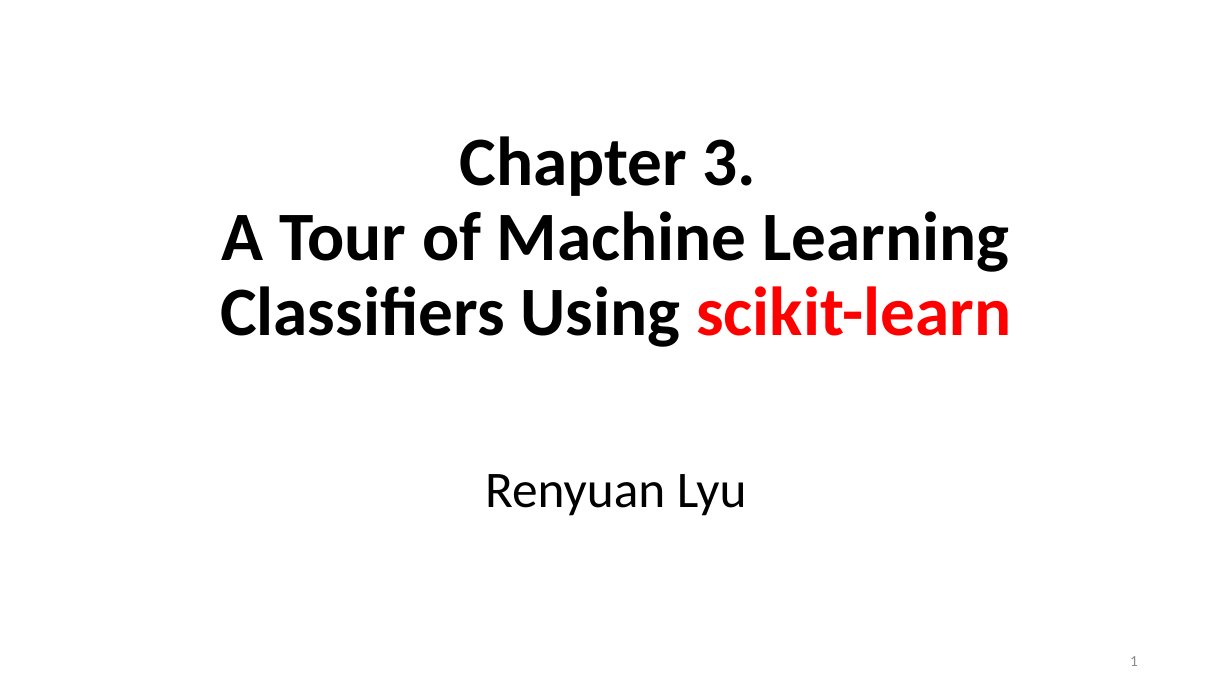
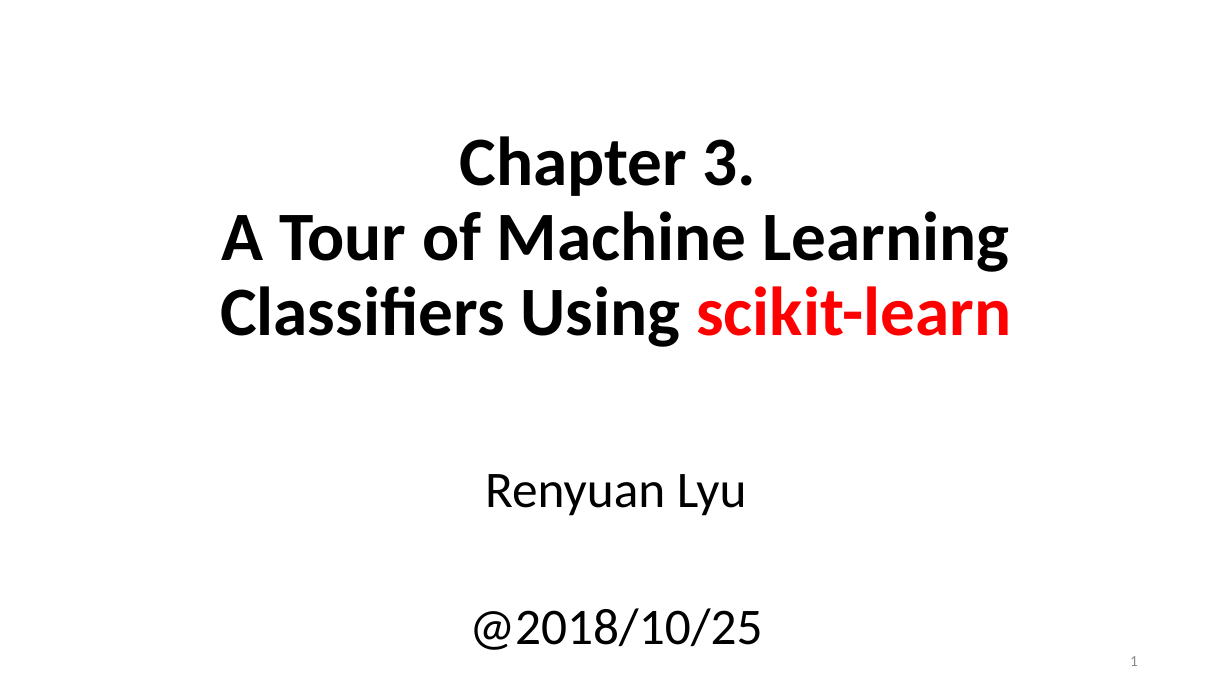
Before and after one commit to renyuanL/_ryTeach2018, a slide deck: slide 1 of _Notes/03_Ch03.pptx. Drawn at 1232x693 pixels with LibreOffice and Linux fonts; fonts in the diff are those of the drawing. Boxes give left, top, right and bottom in pixels: in the first picture for what was removed or moved away, otherwise in the second. Text is boxed around its words. In the diff, an @@ line names an element or a change of style, - is before the commit and + after.

```diff
--- a/_Notes/03_Ch03.pptx
+++ b/_Notes/03_Ch03.pptx
@@ subtitle at (469, 608, 762, 650): paragraph added @@
+@2018/10/25
```
Also in this commit, not shown: 1 other slide changed, 9 slides added, 1 slide removed, 3 other files.
